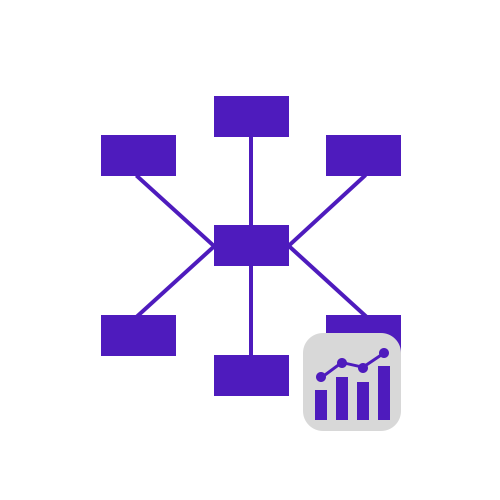
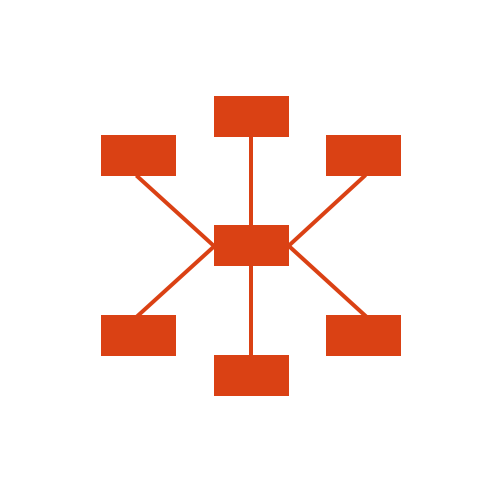
Two versions of the same layered image (500x500). Layer-by-layer changes:
removed layer "Line 5" over [360,351,386,370]
removed layer "Line 4" over [341,361,365,369]
removed layer "Line 3" over [319,361,343,380]
removed layer "Rectangle 3" (1st of 4) over [378,366,390,420]
removed layer "Rectangle 3" (2nd of 4) over [357,382,369,420]
removed layer "Rectangle 3" (3rd of 4) over [336,377,348,420]
removed layer "Rectangle 3" (4th of 4) over [315,390,327,420]
removed layer "Ellipse 1" (1st of 4) over [379,348,389,358]
removed layer "Ellipse 1" (2nd of 4) over [358,363,368,373]
removed layer "Ellipse 1" (3rd of 4) over [337,358,347,368]
removed layer "Rectangle 2" over [303,333,401,431]
painted on "Line 2" (1st of 2, in "star") over [249,265,253,365]
painted on "Line 2" (2nd of 2, in "star") over [249,136,253,227]
painted on "Line 1" (1st of 4, in "star") over [135,244,217,318]
painted on "Line 1" (2nd of 4, in "star") over [288,245,373,323]
painted on "Line 1" (3rd of 4, in "star") over [286,174,367,248]
painted on "Line 1" (4th of 4, in "star") over [135,174,217,249]
painted on "Rectangle 1" (1st of 7, in "star") over [101,135,176,176]
painted on "Rectangle 1" (2nd of 7, in "star") over [214,96,289,137]
painted on "Rectangle 1" (3rd of 7, in "star") over [326,135,401,176]
painted on "Rectangle 1" (4th of 7, in "star") over [101,315,176,356]
painted on "Rectangle 1" (5th of 7, in "star") over [214,355,289,396]
painted on "Rectangle 1" (6th of 7, in "star") over [326,315,401,356]
painted on "Rectangle 1" (7th of 7, in "star") over [214,225,289,266]
…and 1 more changes (1 removed)
